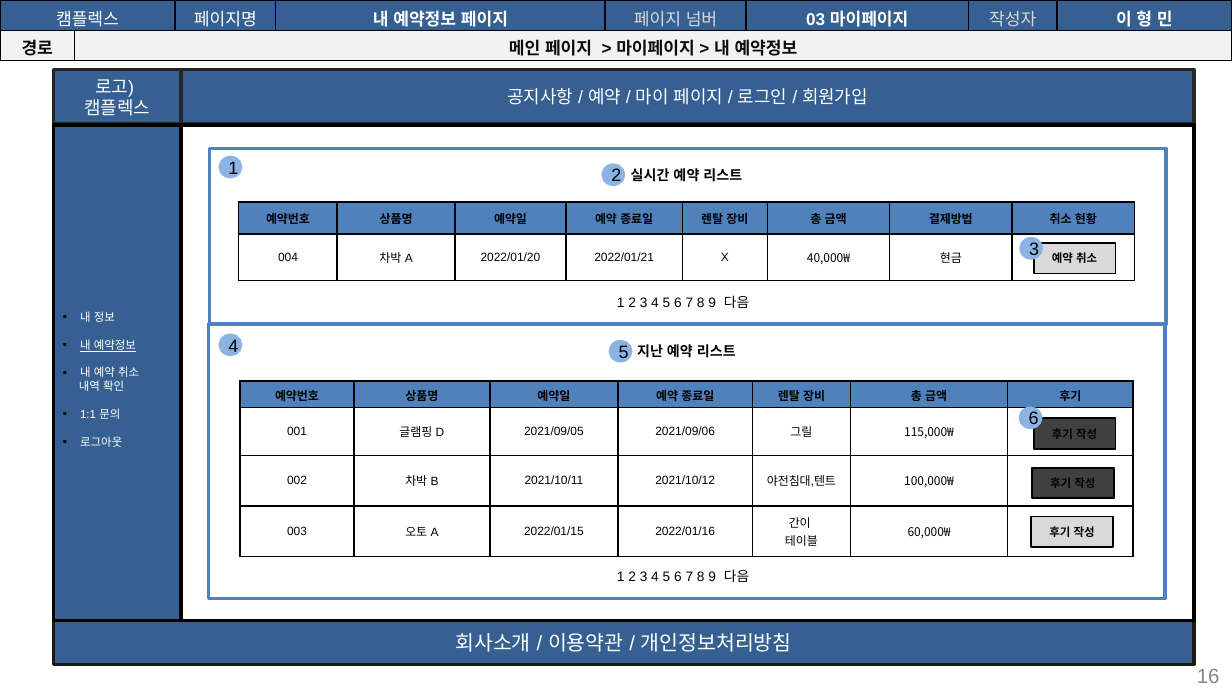
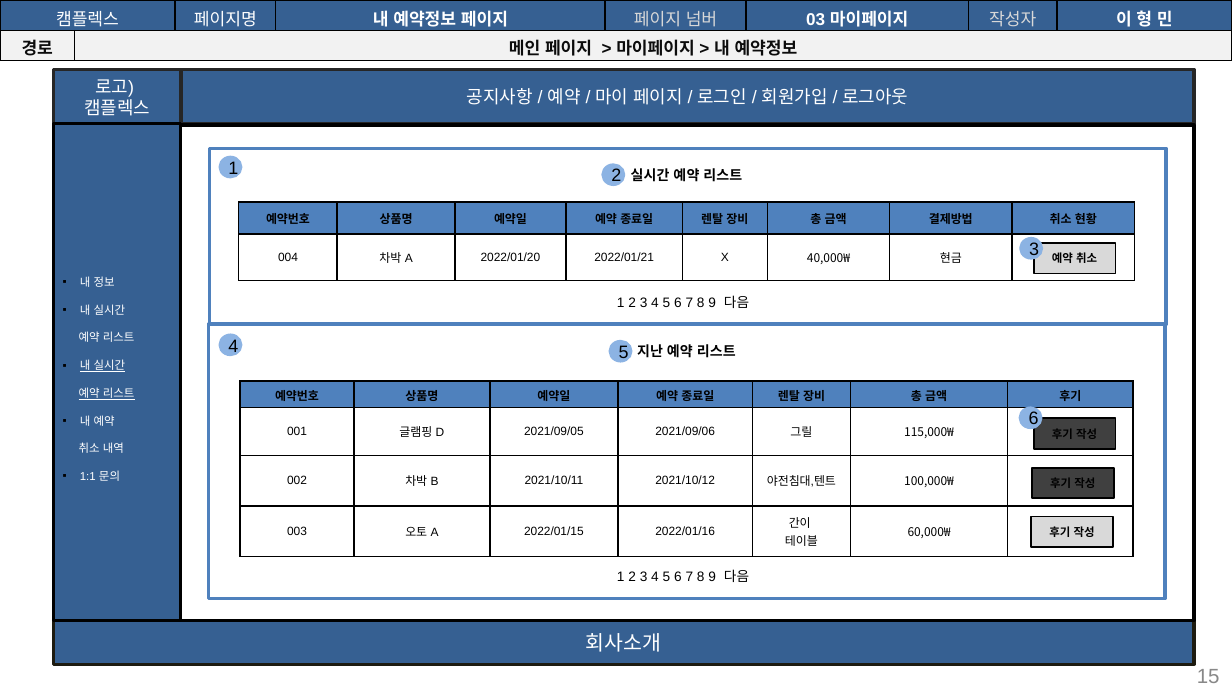
Before and after one commit to seoulsudal/CamFlexProject, a slide deck: slide 15 of 프로젝트 산출물/9. 스토리보드/캠플렉스 사용자_스토리보드.pptx (slide 16 before the commit). Drawn at 1232x693 pixels with LibreOffice and Linux fonts; fonts in the diff are those of the drawing. Boxes give left, top, right and bottom in pixels: in the first picture for what was removed or moved away, otherwise in the second. Text is boxed around its words. In the diff, an @@ line names an element or a change of style, - is before the commit and + after.

Commit message:
사용자 스토리보드 수정(회원 및 마이페이지 추가 수정 요망

```diff
--- a/프로젝트 산출물/9. 스토리보드/캠플렉스 사용자_스토리보드.pptx
+++ b/프로젝트 산출물/9. 스토리보드/캠플렉스 사용자_스토리보드.pptx
@@ text in rectangle at [467, 88, 909, 105]: text changed @@
-공지사항 / 예약 / 마이 페이지 / 로그인 / 회원가입
+공지사항 / 예약 / 마이 페이지 / 로그인 / 회원가입 / 로그아웃
@@ rectangle "내 정보" at [53, 123, 180, 621]: list level 1 to 2 in "1:1 문의" @@
@@ text in rectangle at [79, 304, 135, 426]: text changed @@
-▪ 내 예약정보
-▪ 내 예약 취소
-내역 확인
+▪ 내 실시간
+예약 리스트
+▪ 내 실시간
+예약 리스트
+▪ 내 예약
+취소 내역
@@ text in rectangle at [80, 436, 122, 447]: paragraph removed @@
-▪ 로그아웃
@@ text in rectangle at [586, 633, 661, 652]: text changed @@
-회사소개 / 이용약관 / 개인정보처리방침
+회사소개
@@ page number at [1197, 669, 1220, 683]: text changed @@
-16
+15
```
Also in this commit, not shown: 19 other slides changed, 3 slides added, 4 slides removed.
